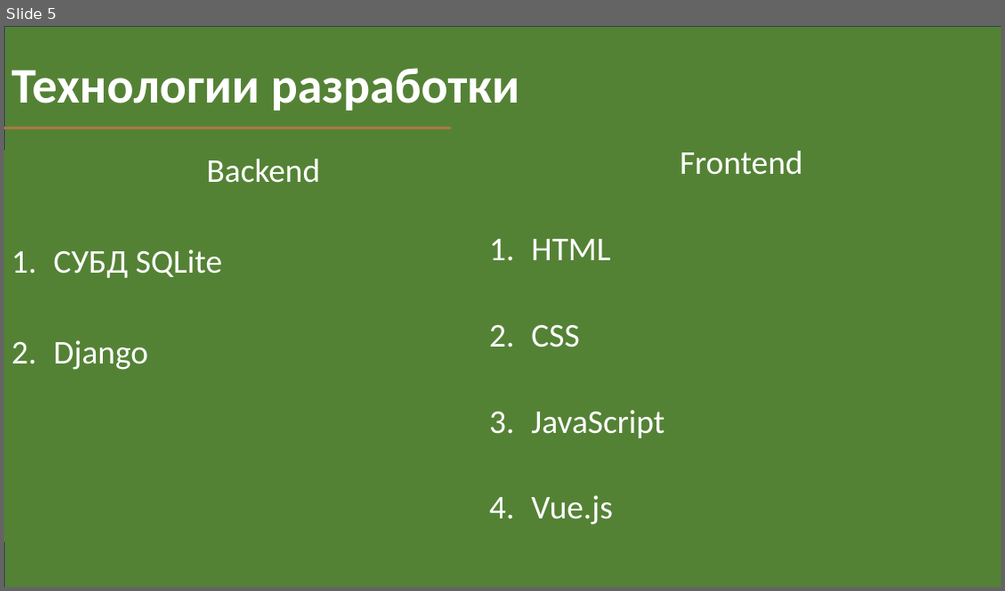
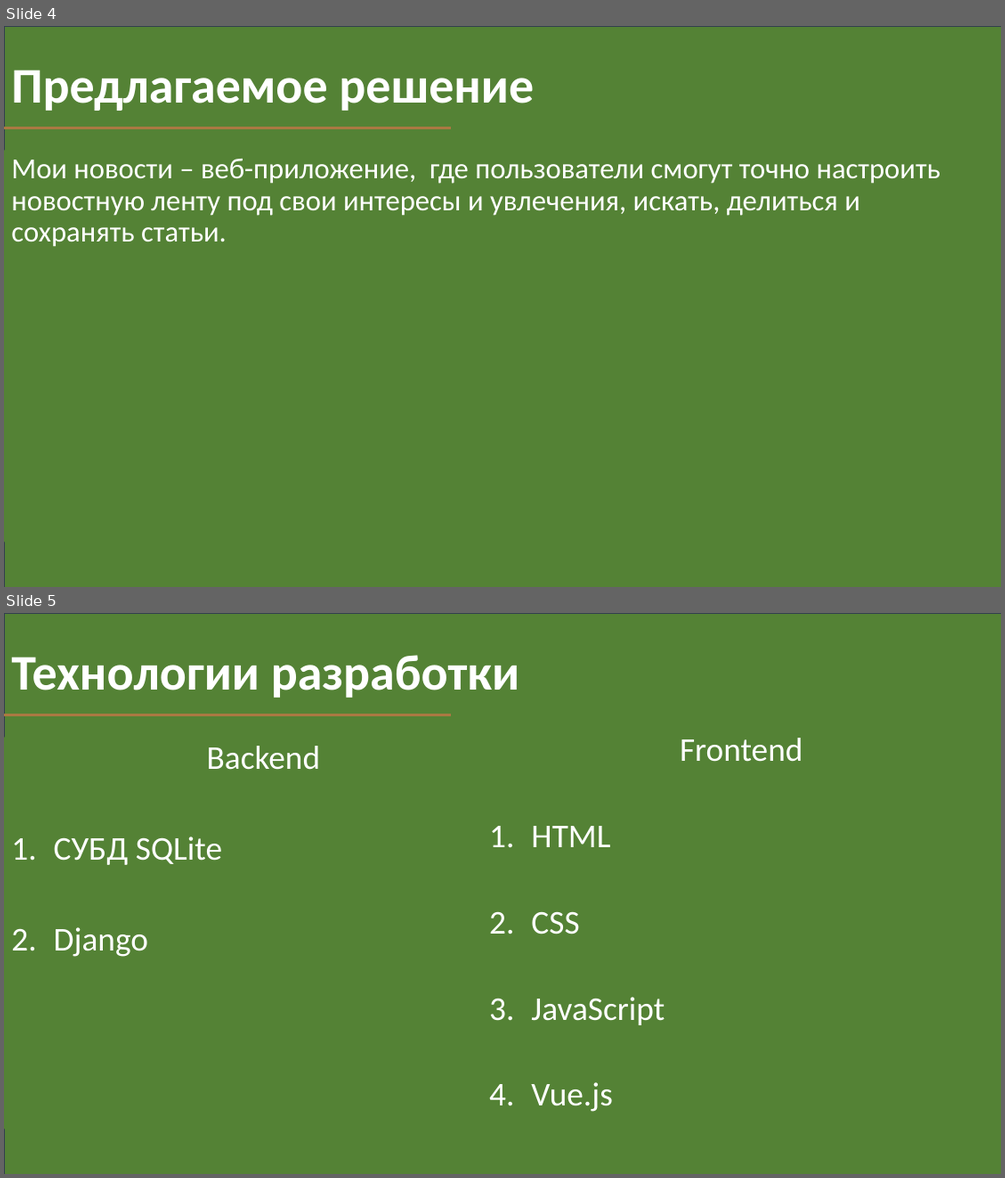
Before and after one commit to FDMan12/news-with-tags, a slide deck: Documentation/my_news_presentation.pptx. Shown one above the other, each under a label of ours: slide 5 before the commit, slides 4 and 5 after it. The pictures are 1005x591 and 1005x1178 pixels, drawn with LibreOffice and Linux fonts; fonts in the diff are those of the drawing. Boxes give left, top, right and bottom in pixels: in the first picture for what was removed or moved away, otherwise in the second. Text is boxed around its words. In the diff, an @@ line names an element or a change of style, - is before the commit and + after.

```diff
--- a/Documentation/my_news_presentation.pptx
+++ b/Documentation/my_news_presentation.pptx
@@ slide 4 added at box(4, 26, 1001, 587), background #FFFFFF @@
@@ rectangle added at box(4, 26, 1001, 587), fill #548235, outline #333F50 1 pt @@
@@ title added at box(11, 70, 534, 111), 48 pt, text #FFFFFF, bold @@
+Предлагаемое решение
@@ line added from (4, 127) to (451, 127), #AB7942 2.75 pt @@
@@ subtitle added at box(11, 159, 940, 247), 28 pt, text #FFFFFF @@
+Мои новости – веб-приложение, где пользователи смогут точно настроить новостную ленту под свои интересы и увлечения, искать, делиться и сохранять статьи.
```
Also in this commit, not shown: 3 slides changed, 5 other slides added, 6 slides removed, 1 other file.
